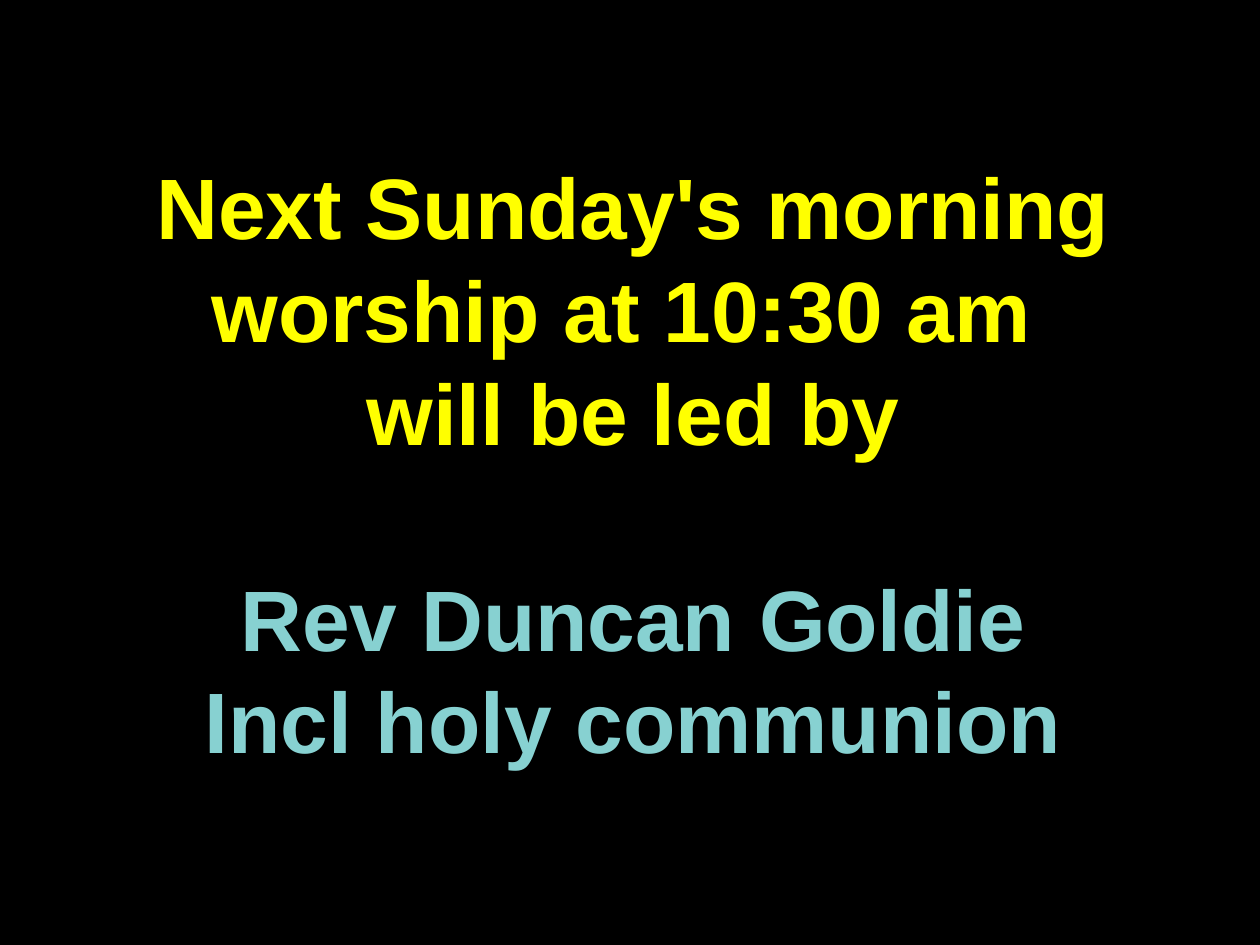
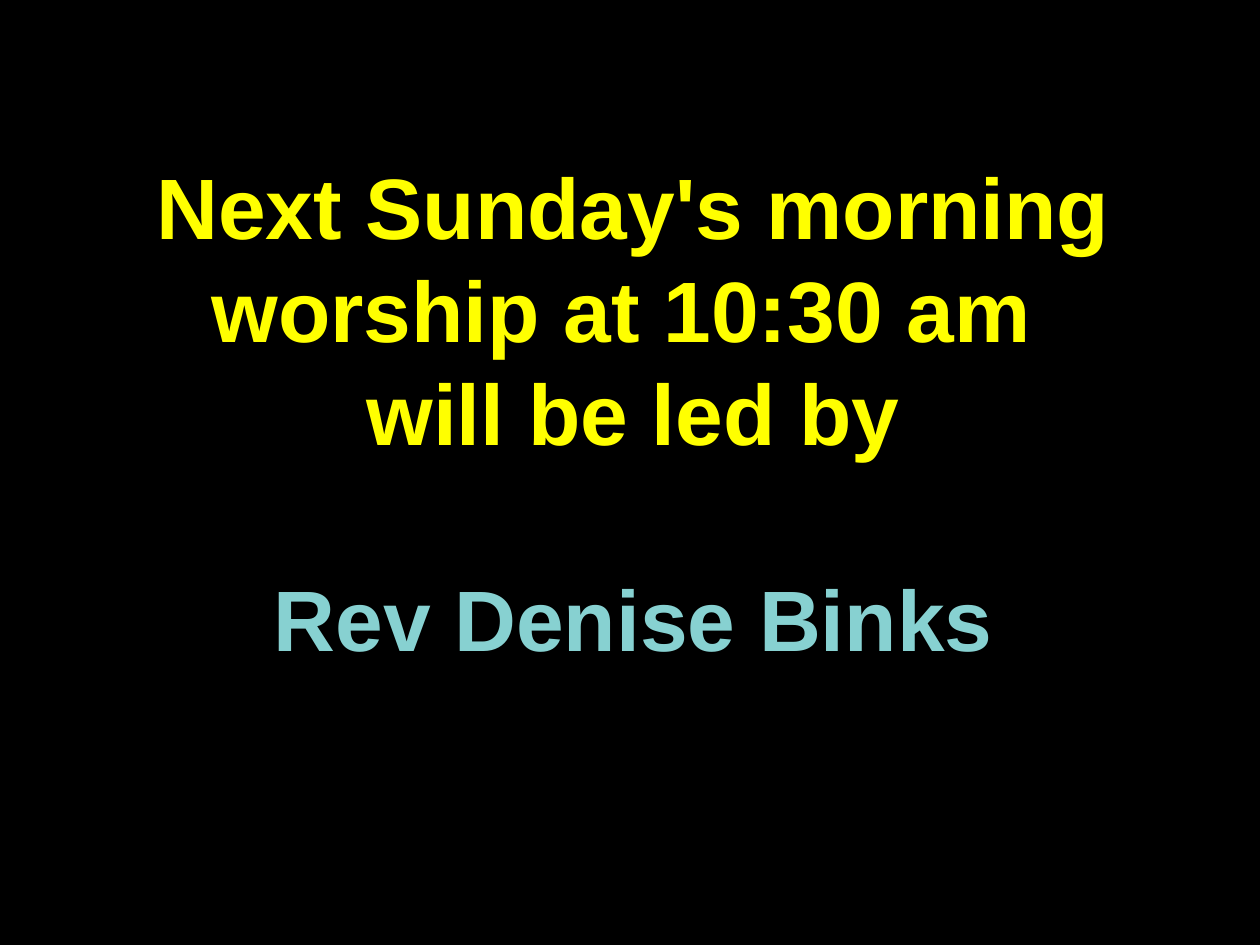
Before and after one commit to martinforsyth/bsuc-audio-visual, a slide deck: slide 5 of resources/presentations/impress/welcome.dark.background.odp. Drawn at 1260x945 pixels with LibreOffice and Linux fonts; fonts in the diff are those of the drawing. Boxes give left, top, right and bottom in pixels: in the first picture for what was removed or moved away, otherwise in the second. Text is boxed around its words. In the diff, an @@ line names an element or a change of style, - is before the commit and + after.

```diff
--- a/resources/presentations/impress/welcome.dark.background.odp
+++ b/resources/presentations/impress/welcome.dark.background.odp
@@ text at bbox=[273, 589, 992, 652]: text changed @@
-Rev Duncan Goldie
-Incl holy communion
+Rev Denise Binks
```
Also in this commit, not shown: 3 other slides changed, 3 slides added.
